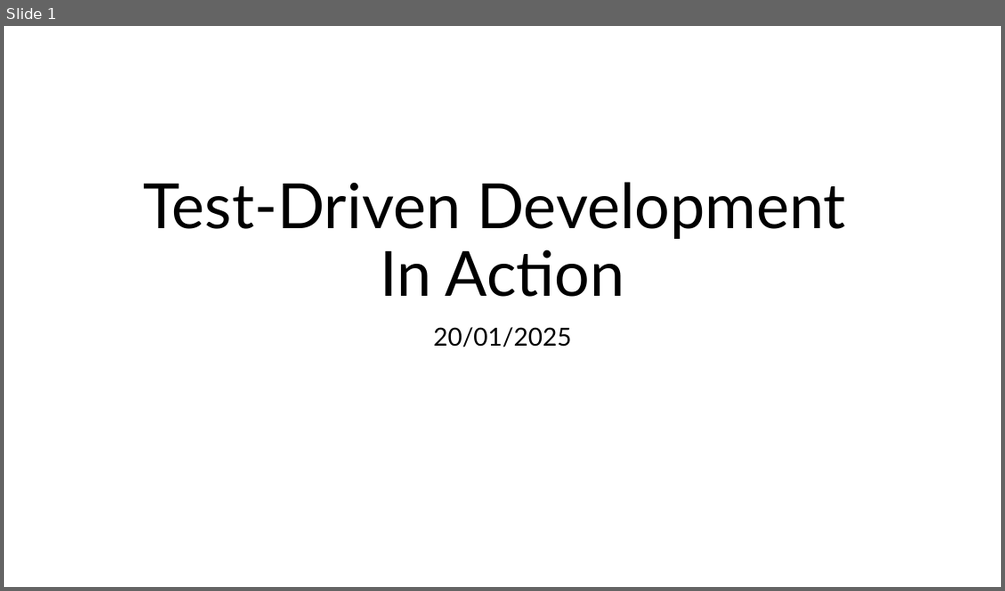
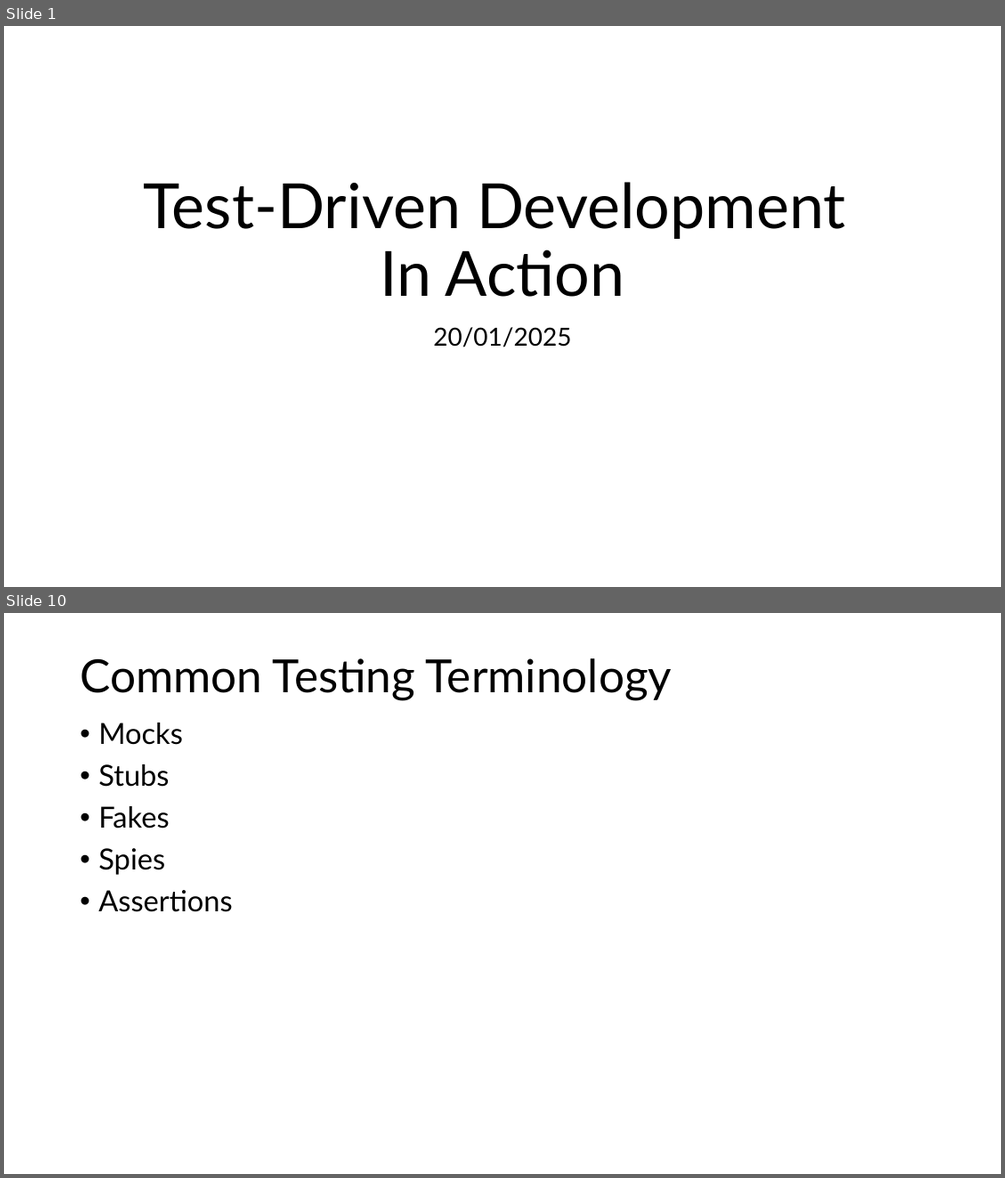
Before and after one commit to G2HJei/tdd-birthday-emails, a slide deck: Test-Driven Development.pptx. Shown one above the other, each under a label of ours: slide 1 before the commit, slides 1 and 10 after it; the slides between them are not shown. The pictures are 1005x591 and 1005x1178 pixels, drawn with LibreOffice and Linux fonts; fonts in the diff are those of the drawing. Boxes give left, top, right and bottom in pixels: in the first picture for what was removed or moved away, otherwise in the second. Text is boxed around its words. In the diff, an @@ line names an element or a change of style, - is before the commit and + after.

```diff
--- a/Test-Driven Development.pptx
+++ b/Test-Driven Development.pptx
@@ slide 10 added at [4,613,1001,1174], background #FFFFFF @@
@@ text added at [80,658,672,701], 44 pt, text #000000 @@
+Common Testing Terminology
@@ text added at [98,722,232,912], 28 pt, text #000000 @@
+• Mocks
+• Stubs
+• Fakes
+• Spies
+• Assertions
```
Also in this commit, not shown: 5 slides changed, 9 other slides added, 3 other files.
